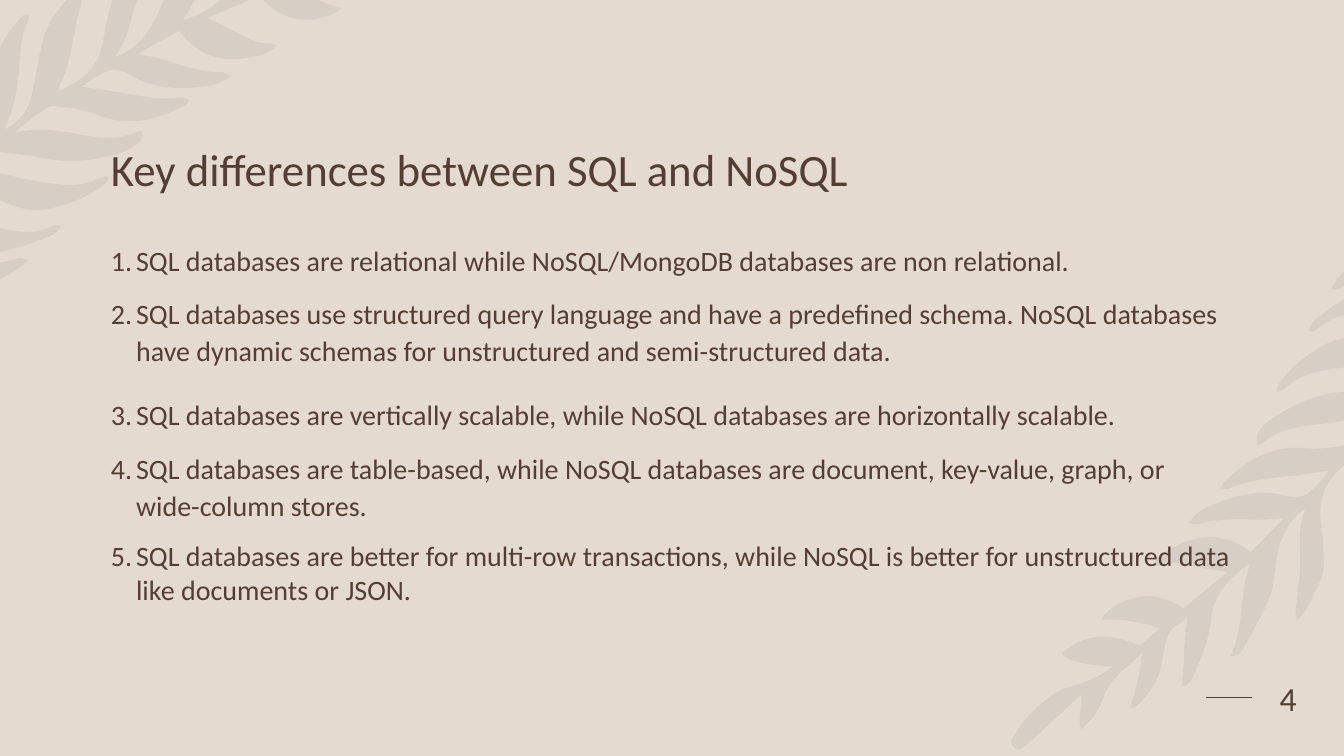
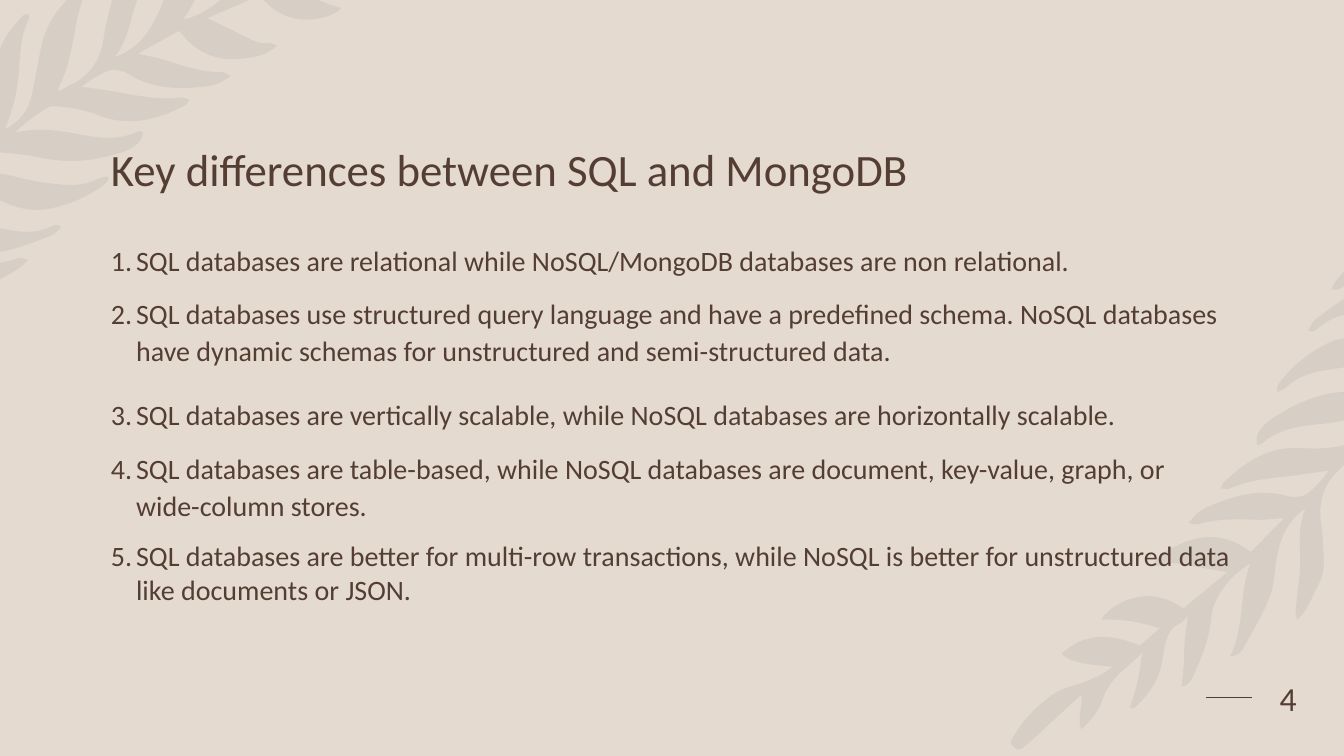
Before and after one commit to HackerTab/Databases, a slide deck: slide 4 of SQL vs MongoDB.pptm. Drawn at 1344x756 pixels with LibreOffice and Linux fonts; fonts in the diff are those of the drawing. Boxes give left, top, right and bottom in pixels: in the first picture for what was removed or moved away, otherwise in the second. Text is boxed around its words. In the diff, an @@ line names an element or a change of style, - is before the commit and + after.

Commit message:
commit 2

```diff
--- a/SQL vs MongoDB.pptm
+++ b/SQL vs MongoDB.pptm
@@ title at (x1=111, y1=155, x2=907, y2=194): text changed @@
-Key differences between SQL and NoSQL
+Key differences between SQL and MongoDB
```
Also in this commit, not shown: 1 other slide changed.
